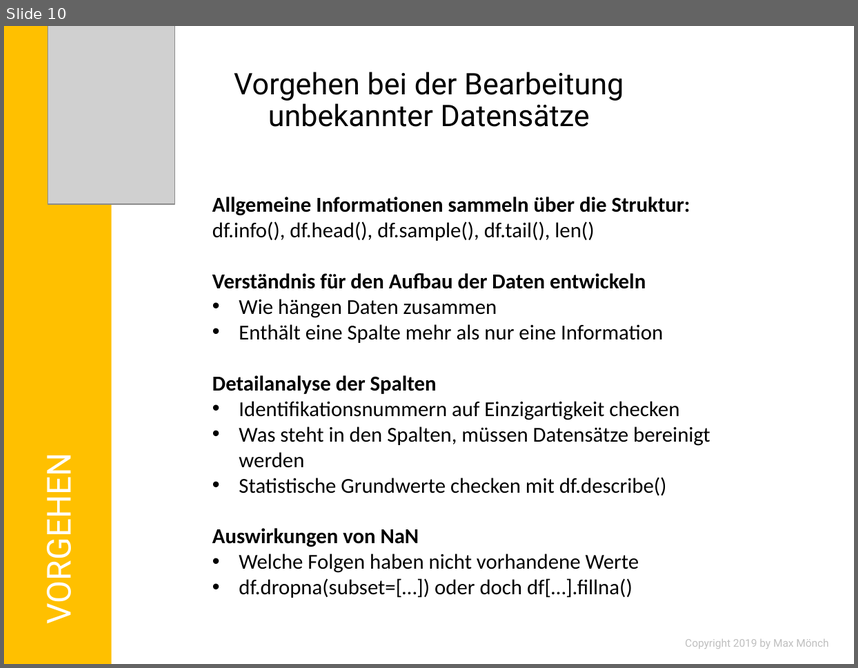
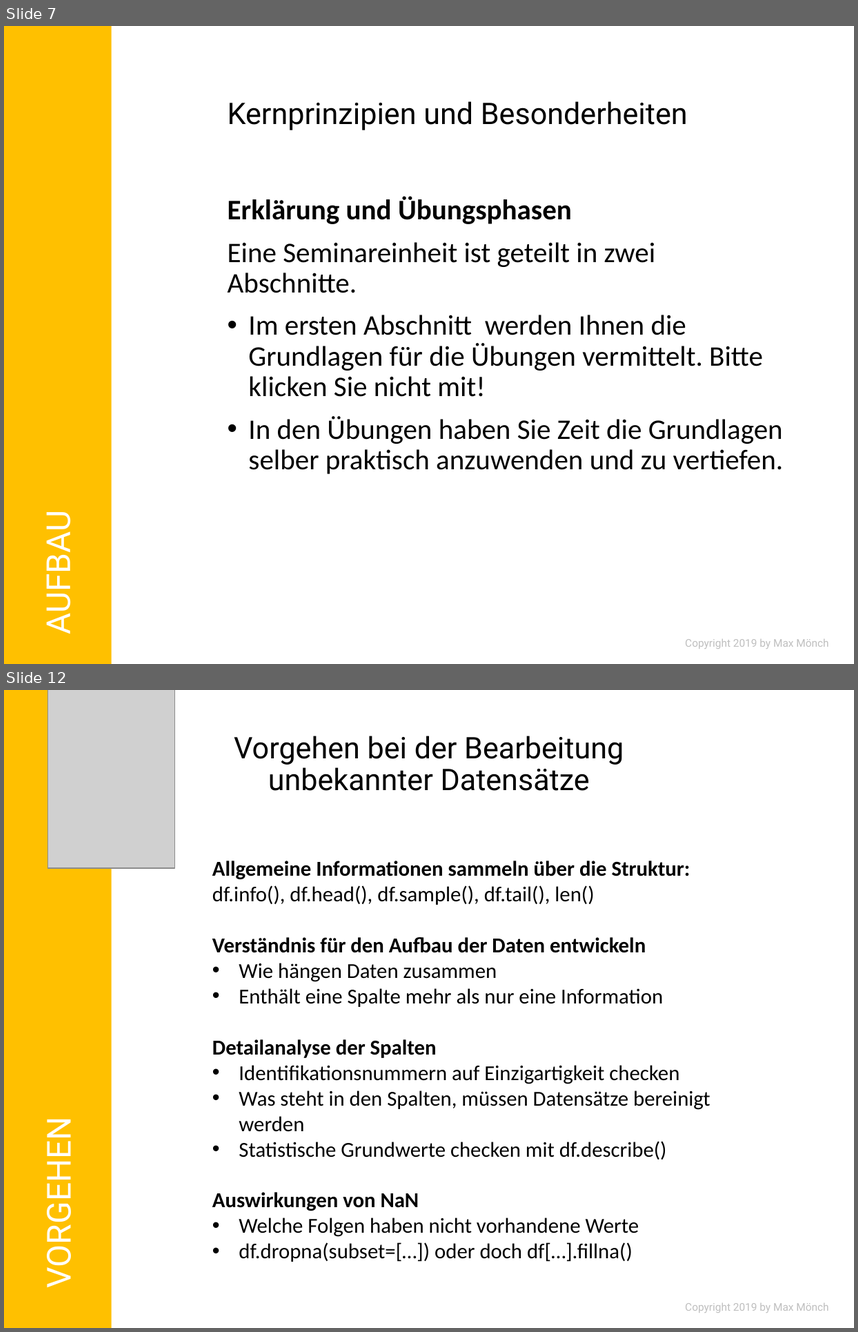
Before and after one commit to MonksterFX/pandas-basic, a slide deck: praesentation/pandas-basic.pptx. Shown one above the other, each under a label of ours: slide 10 before the commit, slides 7 and 12 after it; the slides between them are not shown. The pictures are 858x668 and 858x1332 pixels, drawn with LibreOffice and Linux fonts; fonts in the diff are those of the drawing; grey boxes stand for pictures; background and template pictures are left out. Boxes give left, top, right and bottom in pixels: in the first picture for what was removed or moved away, otherwise in the second. Text is boxed around its words. In the diff, an @@ line names an element or a change of style, - is before the commit and + after.

```diff
--- a/praesentation/pandas-basic.pptx
+++ b/praesentation/pandas-basic.pptx
@@ slide 7 added at (4,26,854,664), background #FFFFFF @@
@@ rectangle added at (4,26,111,664), fill #FFC000 @@
@@ title added at (228,101,688,130), 25.2 pt, text #000000 @@
+Kernprinzipien und Besonderheiten
@@ text added at (228,196,784,474), 24 pt, text #000000 @@
+Erklärung und Übungsphasen
+Eine Seminareinheit ist geteilt in zwei Abschnitte.
+• Im ersten Abschnitt werden Ihnen die Grundlagen für die Übungen vermittelt. Bitte klicken Sie nicht mit!
+• In den Übungen haben Sie Zeit die Grundlagen selber praktisch anzuwenden und zu vertiefen.
@@ text added at (36,523,79,630), 28 pt, text #FFFFFF @@
+AUFBAU
@@ text added at (685,639,829,648), 9 pt, text #BFBFBF @@
+Copyright 2019 by Max Mönch
@@ what was slide 10 is now slide 12 @@
```
Also in this commit, not shown: 4 slides changed, 5 other slides added, 4 slides removed, 22 other files.
